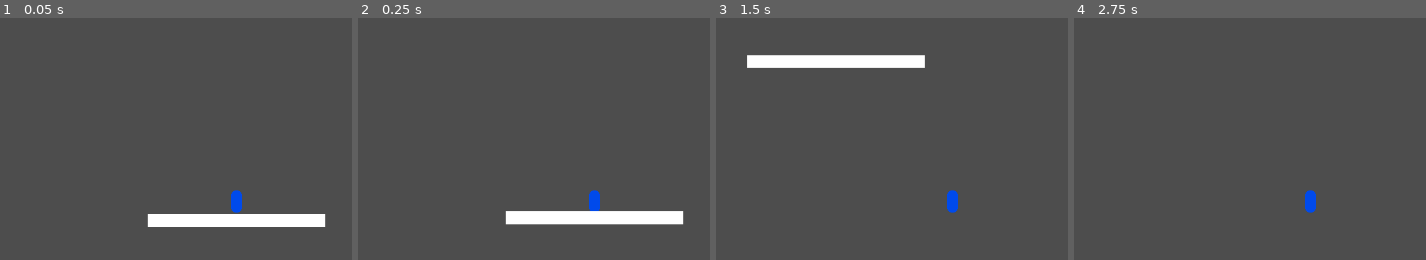
Above: before the commit, frames 1-4 (left to right).
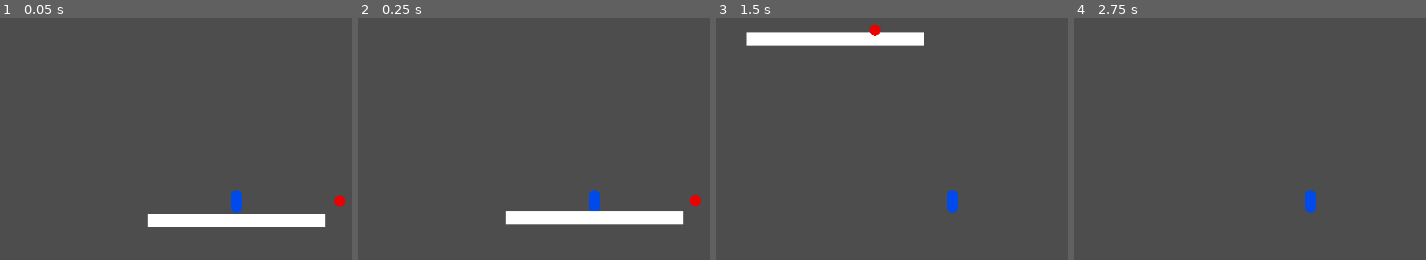
Above: after the commit, the same moments.

Repository: catloaf2048/TavernJam
Game: Godot game, scene res://Assets/Scene/Test.tscn
The game is run twice, just before and just after one commit, with the same random seed, the same clock (stepped at 60 frames per second) and the same inputs.
Inputs (mouse positions are in pixels of both pictures, inside the frame that each line leads up to):
- Up to frame 1 (0.05 s): no input
- Up to frame 2 (0.25 s): no input
- Up to frame 3 (1.5 s): tap Enter (ui_accept) at 0.5, 0.77 s; move the mouse to (outside the picture) at 0.52 s; hold Right (ui_right) 0.53-1.28 s; click (outside the picture) at 0.6 s; move the mouse to (793, 223) at 1.27 s; hold Left (ui_left) from 1.28 s (still down); click (793, 223) at 1.35 s
- Up to frame 4 (2.75 s): tap Enter (ui_accept) at 1.52, 2 s; move the mouse to (1390, 102) at 2.02 s; release Left (ui_left) at 2.03 s; hold Right (ui_right) from 2.03 s (still down); click (1390, 102) at 2.1 s

The runs differ from the first frame. In frame 1, 0.1% of the frame differs, in the area x 94-99%, y 73-79%; in frame 2, 0.1%; in frame 3, 5.7%, in the area x 8-60%, y 2-21%; in frame 4, nothing differs.

Commit message:
Added foe to test.

Diff:
--- /dev/null
+++ b/Assets/Scene/Foe.tscn
@@ -0,0 +1,50 @@
+[gd_scene format=3 uid="uid://d3w3cpgkjav2m"]
+
+[ext_resource type="Script" uid="uid://bg7xnq7hawmkm" path="res://src/GDScript/SimpleFoe.gd" id="1_kq0i4"]
+[ext_resource type="Script" uid="uid://xdn22mhny8e2" path="res://src/GDScript/Attack.gd" id="2_htcku"]
+
+[sub_resource type="RectangleShape2D" id="RectangleShape2D_kq0i4"]
+size = Vector2(40, 10)
+
+[sub_resource type="SphereMesh" id="SphereMesh_kq0i4"]
+radius = 8.0
+height = 16.0
+
+[sub_resource type="Gradient" id="Gradient_htcku"]
+colors = PackedColorArray(0.92, 0, 0, 1, 0.92, 0, 0, 1)
+
+[sub_resource type="GradientTexture1D" id="GradientTexture1D_fogxd"]
+gradient = SubResource("Gradient_htcku")
+width = 1
+
+[node name="RigidBody2D" type="RigidBody2D" unique_id=1111096365 node_paths=PackedStringArray("wallCheck", "hitbox", "cooldown") groups=["Foe"]]
+script = ExtResource("1_kq0i4")
+wallCheck = NodePath("Attack")
+hitbox = NodePath("Attack")
+cooldown = NodePath("atkCD")
+
+[node name="CollisionShape2D" type="CollisionShape2D" parent="." unique_id=1786067587]
+shape = SubResource("RectangleShape2D_kq0i4")
+
+[node name="MeshInstance2D" type="MeshInstance2D" parent="." unique_id=793637448]
+mesh = SubResource("SphereMesh_kq0i4")
+texture = SubResource("GradientTexture1D_fogxd")
+
+[node name="Attack" type="Area2D" parent="." unique_id=2120066347 node_paths=PackedStringArray("hitbox", "timer")]
+script = ExtResource("2_htcku")
+hitbox = NodePath(".")
+timer = NodePath("atktimer")
+targets = 1
+
+[node name="CollisionShape2D" type="CollisionShape2D" parent="Attack" unique_id=887276156]
+shape = SubResource("RectangleShape2D_kq0i4")
+
+[node name="atktimer" type="Timer" parent="Attack" unique_id=830693418]
+process_callback = 0
+wait_time = 0.091
+autostart = true
+
+[node name="atkCD" type="Timer" parent="." unique_id=1806007724]
+process_callback = 0
+wait_time = 1.152
+autostart = true
--- a/Assets/Scene/Player.tscn
+++ b/Assets/Scene/Player.tscn
@@ -63,6 +63,7 @@
 script = ExtResource("2_edcop")
 hitbox = NodePath(".")
 timer = NodePath("atktimer")
+targets = 2
 
 [node name="CollisionShape2D" type="CollisionShape2D" parent="Attack" unique_id=1814832127]
 shape = SubResource("RectangleShape2D_obiw4")
--- a/Assets/Scene/Test.tscn
+++ b/Assets/Scene/Test.tscn
@@ -1,6 +1,7 @@
 [gd_scene format=3 uid="uid://fpxaqrhwtqe0"]
 
 [ext_resource type="PackedScene" uid="uid://bcdn0bl2u0o6m" path="res://Assets/Scene/Player.tscn" id="1_4peif"]
+[ext_resource type="PackedScene" uid="uid://d3w3cpgkjav2m" path="res://Assets/Scene/Foe.tscn" id="2_jiiil"]
 
 [sub_resource type="SegmentShape2D" id="SegmentShape2D_jiiil"]
 a = Vector2(-128, 0)
@@ -28,3 +29,6 @@
 position = Vector2(0, 8.75)
 scale = Vector2(1, 18.5)
 texture = SubResource("GradientTexture1D_jiiil")
+
+[node name="RigidBody2D" parent="." unique_id=1111096365 instance=ExtResource("2_jiiil")]
+position = Vector2(149, 0)
--- a/project.godot
+++ b/project.godot
@@ -23,6 +23,7 @@
 
 Ground=""
 Player=""
+Foe=""
 
 [input]
 
--- a/src/GDScript/Attack.gd
+++ b/src/GDScript/Attack.gd
@@ -26,4 +26,8 @@
 		pass;
 	pass;
 
-func bla(): get_parent().remove_child(self);
+func bla():
+	call_deferred('Deferable');
+	pass;
+
+func Deferable(): get_parent().remove_child(self);
--- a/src/GDScript/SimpleFoe.gd
+++ b/src/GDScript/SimpleFoe.gd
@@ -7,7 +7,7 @@
 @export var speed:float = 150;
 @export var hp:int = 3;
 
-var direction:float;
+var direction:float=-1;
 
 # Called when the node enters the scene tree for the first time.
 func _ready() -> void:
Not shown: 1 places in Assets/Scene/Player.tscn that only renumber resources
